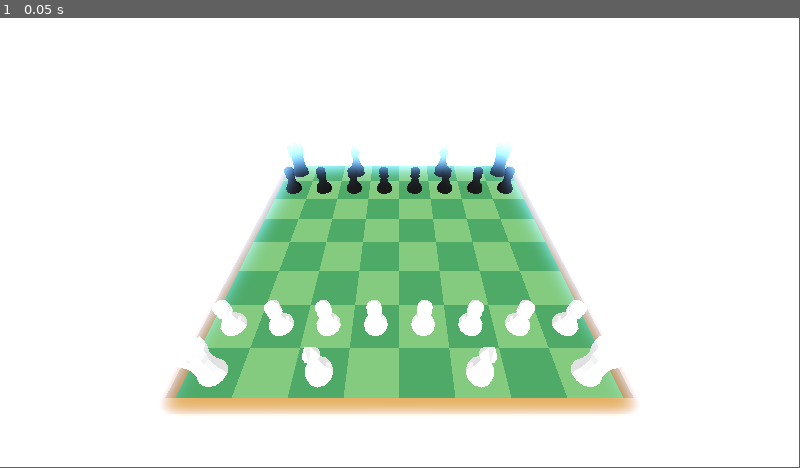
Above: before the commit, frame 1.
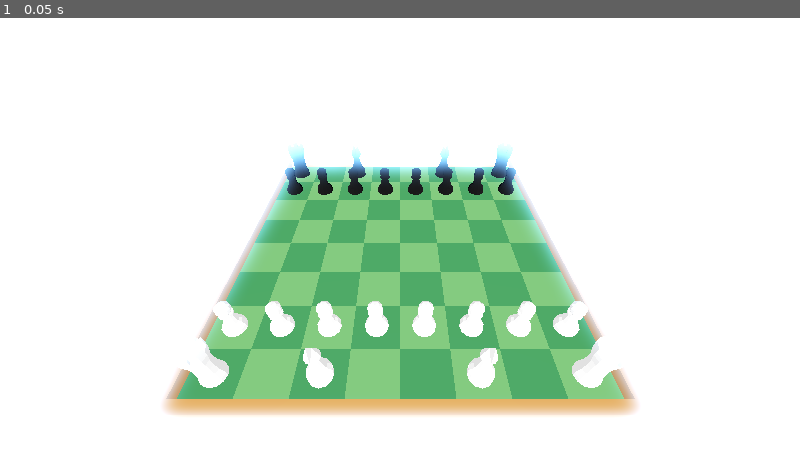
Above: after the commit, the same moment.

Repository: rickyguerin/Fairway-Chess-Jam-Submission
Game: Godot game, scene res://scenes/game.tscn
Two runs of this game, one before a commit and one after it. Both use one fixed random seed, a clock stepped at 60 frames per second and the inputs below.
Inputs:
- Up to frame 1 (0.05 s): no input
In our replay, the window is 799x449 before the commit and 800x450 after it. These sizes can differ from the game's own. Grey fills any space a smaller window leaves; there, only what the larger window draws over its background counts as a difference.

The runs differ from the first frame. In frame 1, 1.9% of the frame differs, in the area x 20-80%, y 28-85%.

Commit message:
reduce the resolution

Diff:
--- a/godot/project.godot
+++ b/godot/project.godot
@@ -17,8 +17,11 @@
 
 [display]
 
-window/size/viewport_width=1920
-window/size/viewport_height=1080
+window/size/viewport_width=960
+window/size/viewport_height=540
+window/size/window_width_override=1920
+window/size/window_height_override=1080
+window/stretch/mode="viewport"
 
 [input]
 
